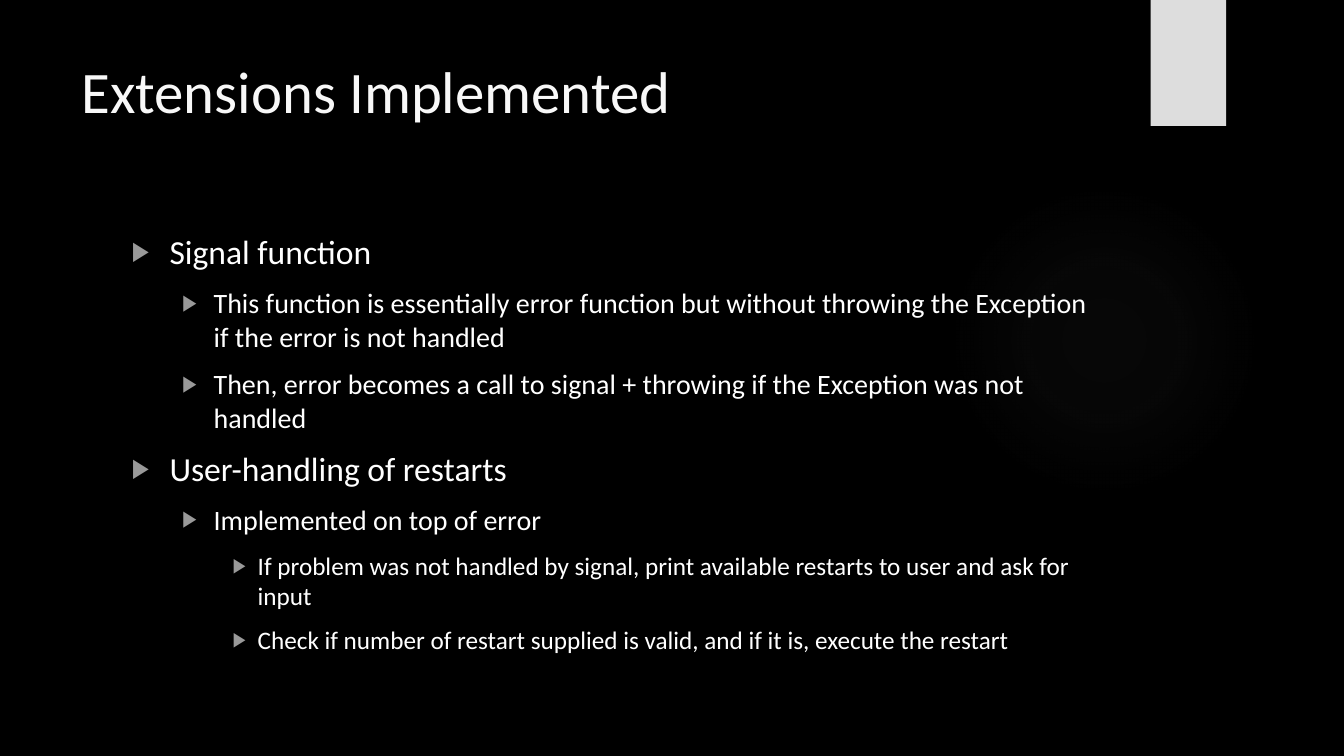
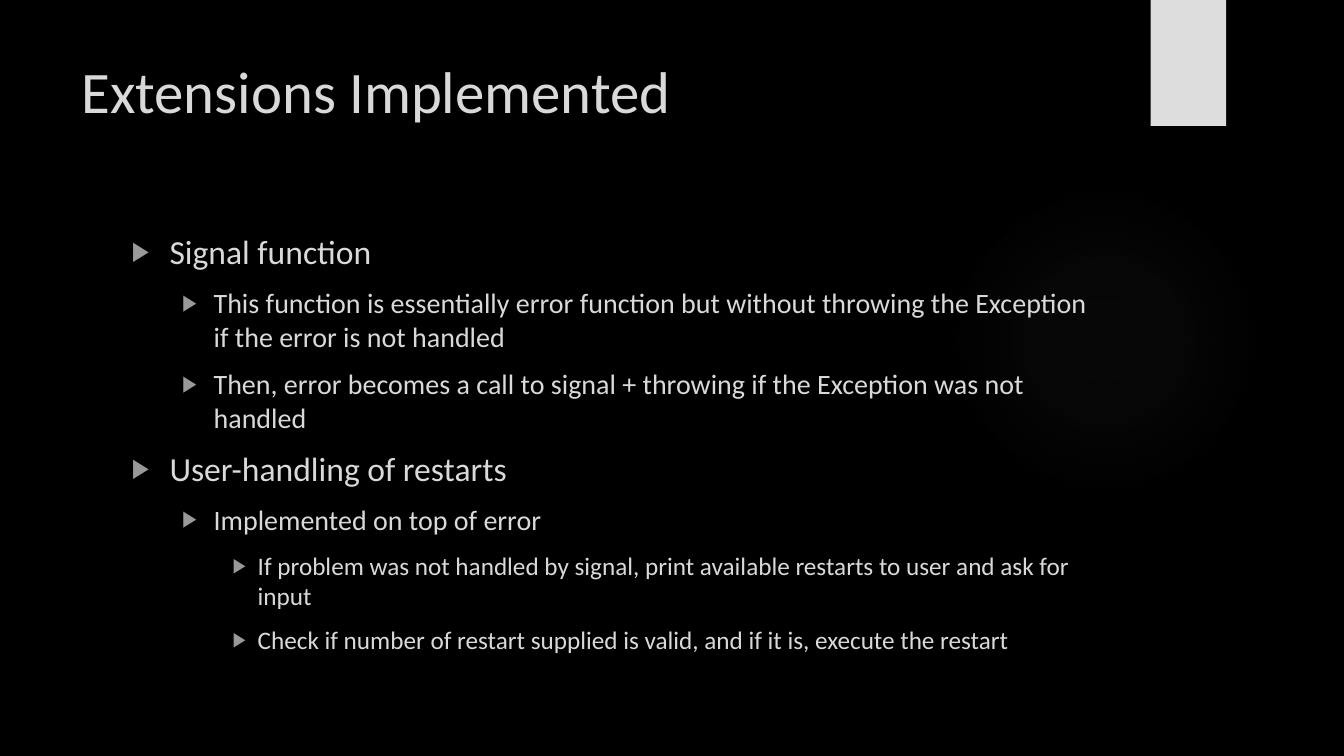
Before and after one commit to davidfrickert/PAva-19-20, a slide deck: slide 9 of PAva_Presentation.pptx. Drawn at 1344x756 pixels with LibreOffice and Linux fonts; fonts in the diff are those of the drawing; background and template pictures are left out. Boxes give left, top, right and bottom in pixels: in the first picture for what was removed or moved away, otherwise in the second. Text is boxed around its words. In the diff, an @@ line names an element or a change of style, - is before the commit and + after.

```diff
--- a/PAva_Presentation.pptx
+++ b/PAva_Presentation.pptx
@@ title "Extensions Implemented" at (81,72,670,123): text colour #F8F8F8 to #D9D9D9 @@
@@ text "Signal function" at (170,240,1086,653): text colour #FFFFFF to #D9D9D9 @@
```
Also in this commit, not shown: 8 other slides changed, 1 other file.
